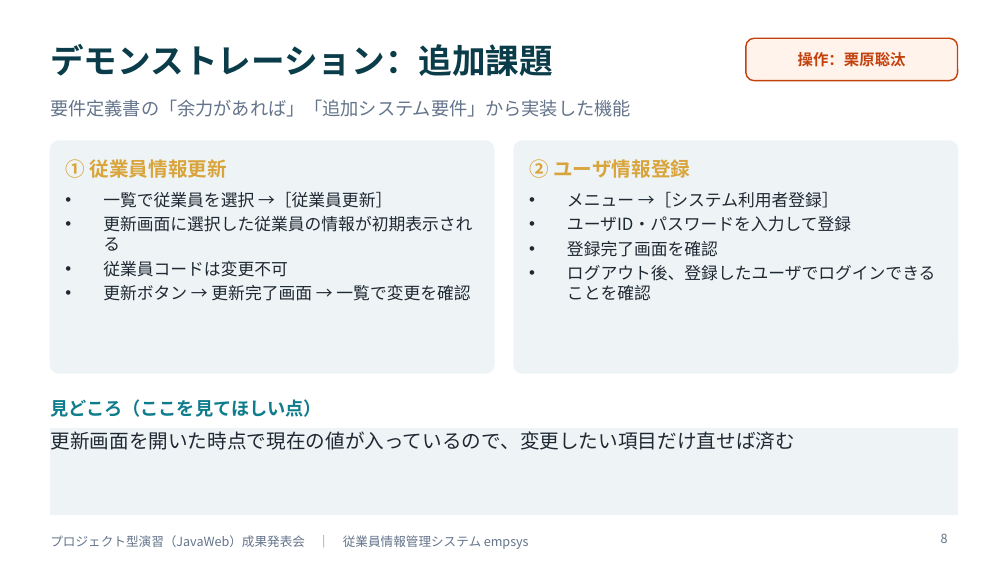
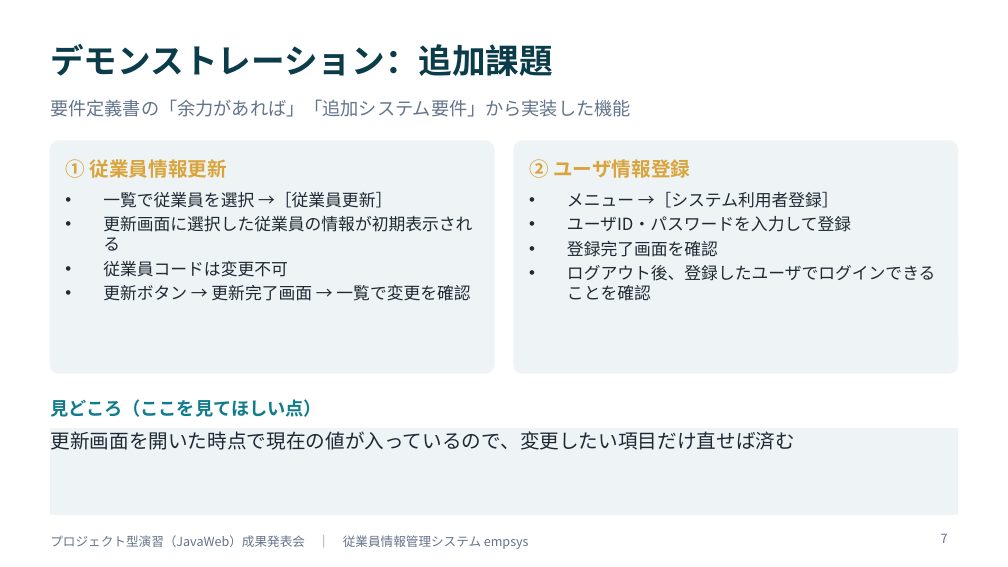
Before and after one commit to amasato1221/web_-application, a slide deck: slide 7 of 成果発表会資料_テンプレート.pptx (slide 8 before the commit). Drawn at 1008x567 pixels with LibreOffice and Linux fonts; fonts in the diff are those of the drawing. Boxes give left, top, right and bottom in pixels: in the first picture for what was removed or moved away, otherwise in the second. Text is boxed around its words. In the diff, an @@ line names an element or a change of style, - is before the commit and + after.

```diff
--- a/成果発表会資料_テンプレート.pptx
+++ b/成果発表会資料_テンプレート.pptx
@@ rounded rectangle removed at [746,38,958,81] @@
-操作：栗原聡汰
@@ page number at [941,534,948,543]: text changed @@
-8
+7
```
Also in this commit, not shown: 10 other slides changed, 1 slide removed, 6 other files.
